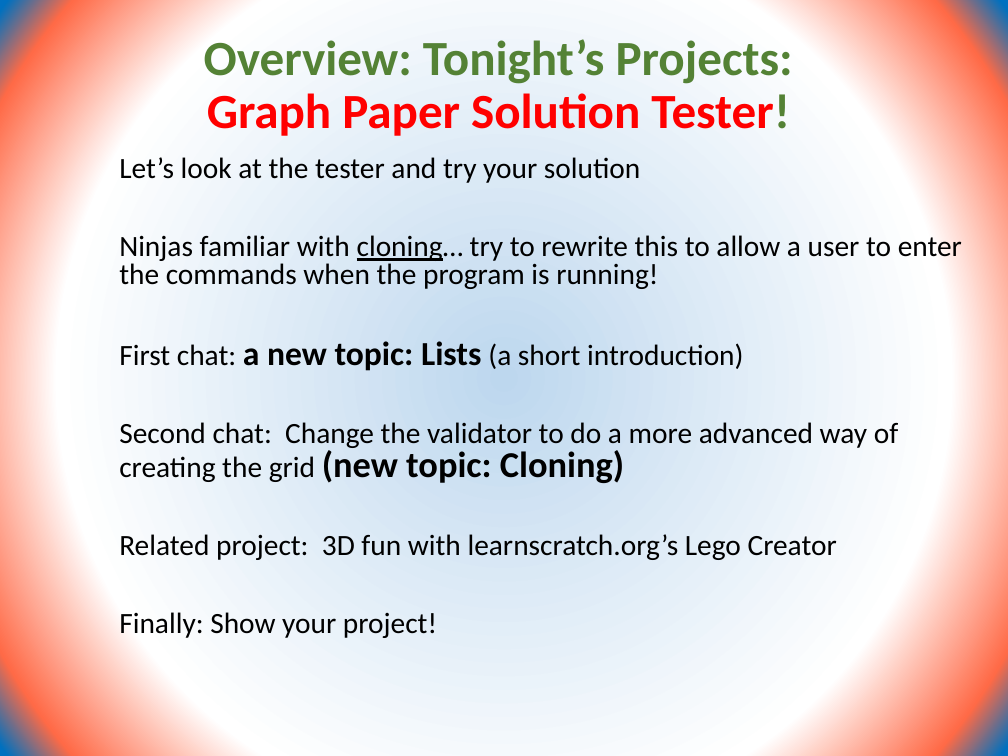
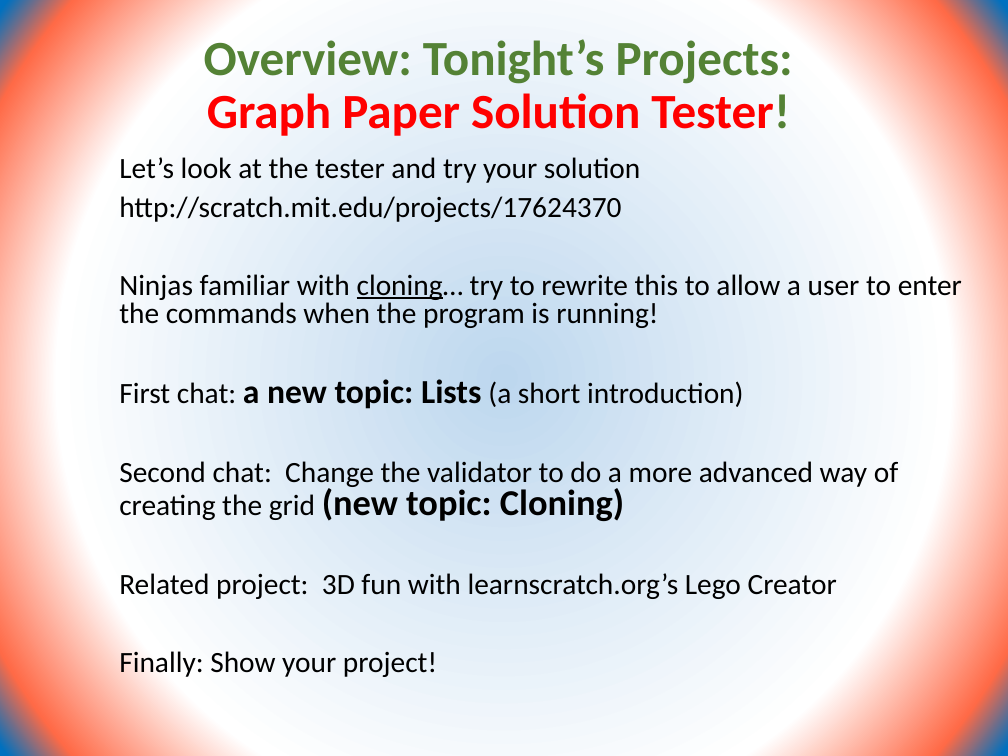
Before and after one commit to CoderDojoSV/scratch-series, a slide deck: slide 3 of Beyond Scratch Basics week2.pptx. Drawn at 1008x756 pixels with LibreOffice and Linux fonts; fonts in the diff are those of the drawing. Boxes give left, top, right and bottom in pixels: in the first picture for what was removed or moved away, otherwise in the second. Text is boxed around its words. In the diff, an @@ line names an element or a change of style, - is before the commit and + after.

```diff
--- a/Beyond Scratch Basics week2.pptx
+++ b/Beyond Scratch Basics week2.pptx
@@ text at [119,196,621,222]: paragraph added @@
+http://scratch.mit.edu/projects/17624370
```
Also in this commit, not shown: 1 other slide changed.
